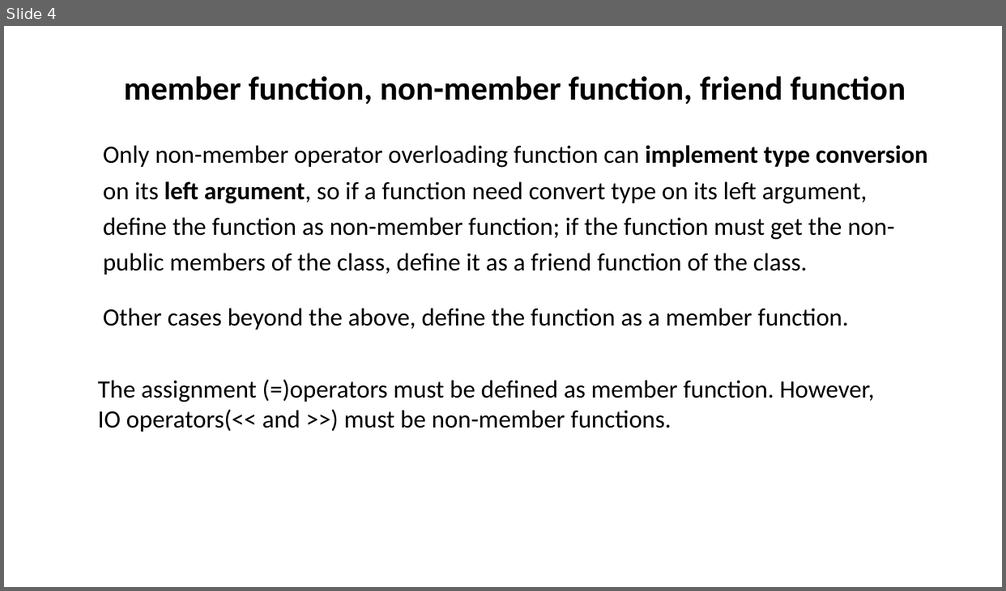
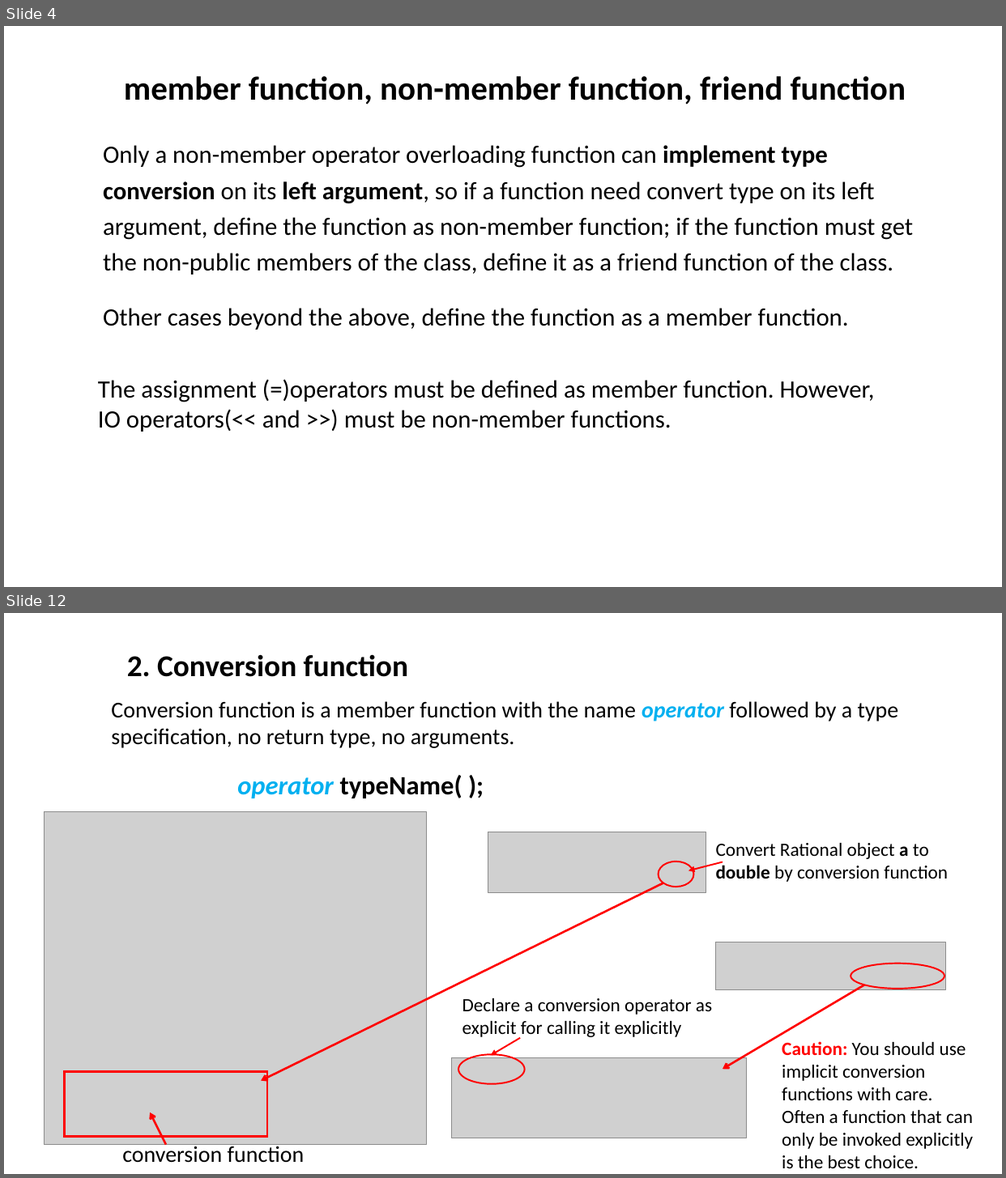
Before and after one commit to ShiqiYu/CPP, a slide deck: week10/Lab10.pptx. Shown one above the other, each under a label of ours: slide 4 before the commit, slides 4 and 12 after it; the slides between them are not shown. The pictures are 1006x591 and 1006x1178 pixels, drawn with LibreOffice and Linux fonts; fonts in the diff are those of the drawing; grey boxes stand for pictures; background and template pictures are left out. Boxes give left, top, right and bottom in pixels: in the first picture for what was removed or moved away, otherwise in the second. Text is boxed around its words. In the diff, an @@ line names an element or a change of style, - is before the commit and + after.

```diff
--- a/week10/Lab10.pptx
+++ b/week10/Lab10.pptx
@@ slide 12 added at (4,613,1002,1174), background #FFFFFF @@
@@ text added at (127,654,408,677), 29 pt, text #000000, bold @@
+2. Conversion function
@@ text added at (111,701,899,748), 21.8 pt, text #000000 @@
+Conversion function is a member function with the name operator followed by a type specification, no return type, no arguments.
@@ text added at (237,775,462,798), 25.4 pt, text #000000, bold @@
+operator typeName( );
@@ picture added at (44,812,426,1145) @@
@@ picture added at (488,833,706,893) @@
@@ text added at (716,843,948,882), 18.1 pt, text #000000 @@
+Convert Rational object a to double by conversion function
@@ ellipse added at (658,862,694,887), outline #FF0000 1.5 pt @@
@@ arrow added from (722, 862) to (688, 871), #FF0000 1.5 pt @@
@@ arrow added from (663, 884) to (261, 1081), #FF0000 2 pt @@
@@ picture added at (715,943,946,990) @@
@@ ellipse added at (850,964,944,989), outline #FF0000 1.5 pt @@
@@ text added at (462,999,712,1037), 18.1 pt, text #000000 @@
+Declare a conversion operator as explicit for calling it explicitly
@@ arrow added from (865, 985) to (722, 1070), #FF0000 2 pt @@
@@ arrow added from (521, 1038) to (491, 1055), #FF0000 1.5 pt @@
@@ text added at (782,1041,973,1169), 18.1 pt, text #000000 @@
+Caution: You should use implicit conversion functions with care. Often a function that can only be invoked explicitly is the best choice.
@@ rectangle added at (65,1072,267,1137), outline #FF0000 2 pt @@
@@ picture added at (452,1059,746,1139) @@
@@ ellipse added at (458,1054,524,1084), outline #FF0000 1.5 pt @@
@@ arrow added from (166, 1145) to (150, 1113), #FF0000 2 pt @@
@@ text added at (122,1144,305,1163), 21.8 pt, text #000000 @@
+conversion function
@@ slide 4 changed as well @@
@@ text at (103,145,913,275): text changed @@
-  Only non-member operator overloading function can implement type conversion on its left argument, so if a function need convert type on its left argument, define the function as non-member function; if the function must get the non-public members of the class, define it as a friend function of the class.
+  Only a non-member operator overloading function can implement type conversion on its left argument, so if a function need convert type on its left argument, define the function as non-member function; if the function must get the non-public members of the class, define it as a friend function of the class.
```
Also in this commit, not shown: 3 other slides changed, 8 other slides added, 7 slides removed, 1 other file.
